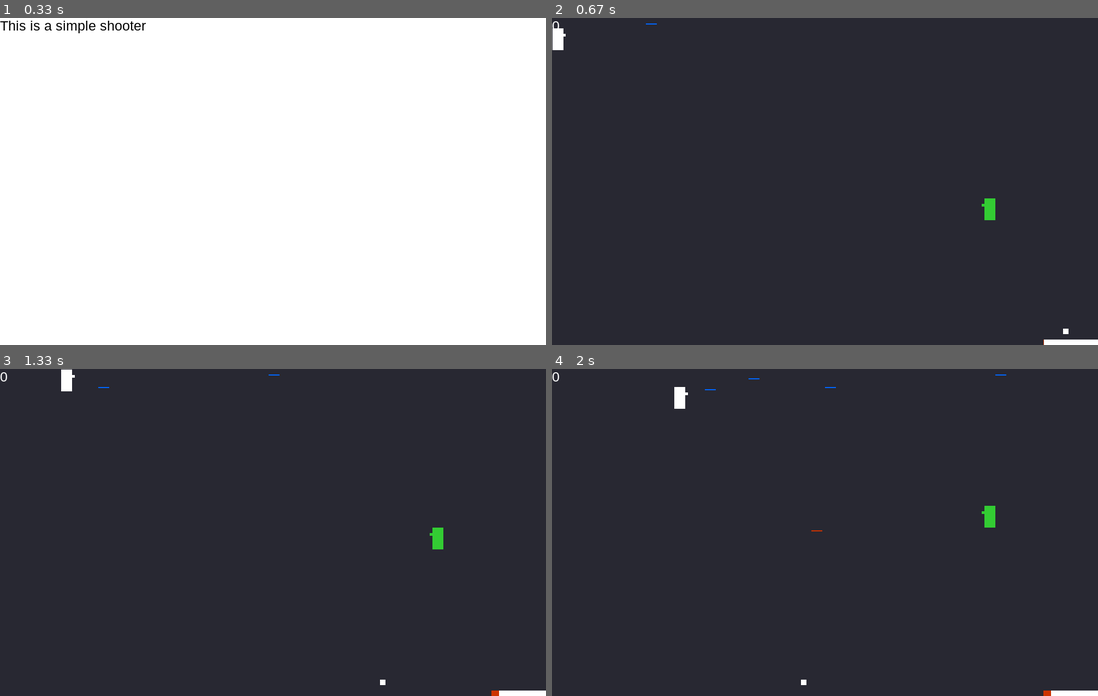
Above: before the commit, frames 1-4 (two rows, left to right).
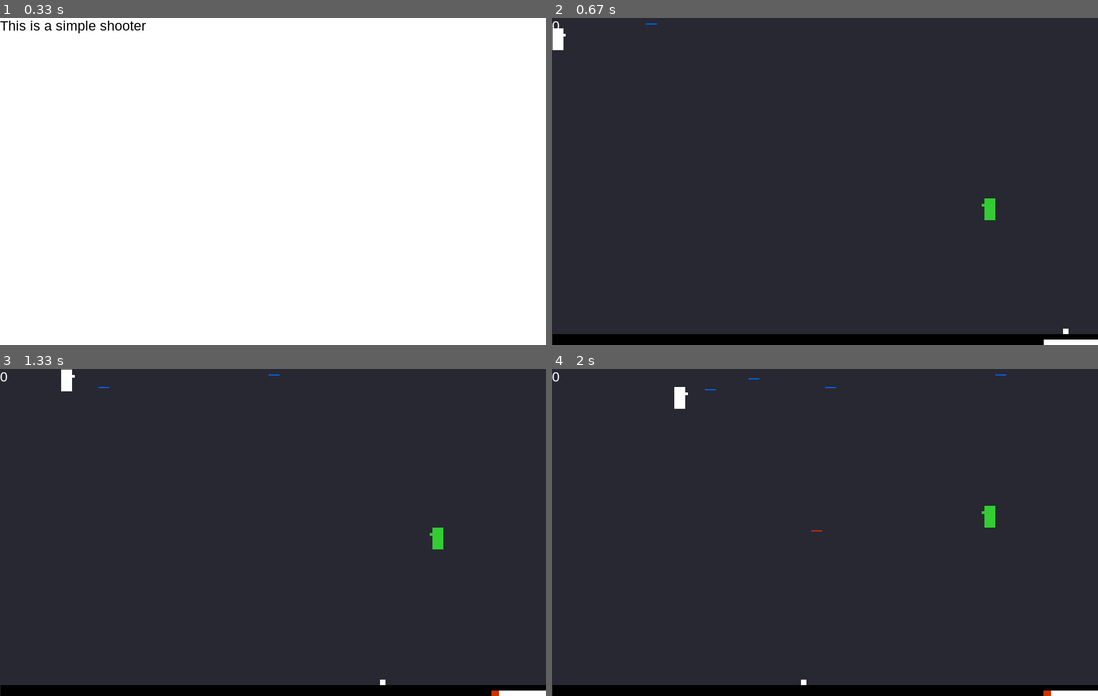
Above: after the commit, the same moments.

Repository: zwang20/SimpleShooter
Game: pygame game, started from simple_shooter.py
The game is run twice, just before and just after one commit, with the same random seed, the same clock (stepped at 60 frames per second) and the same inputs.
Inputs:
- Up to frame 1 (0.33 s): no input
- Up to frame 2 (0.67 s): tap Space at 0.33 s
- Up to frame 3 (1.33 s): hold D 0.67-1.13 s; hold W from 1.17 s (still down); tap Space at 1.23 s
- Up to frame 4 (2 s): release W at 1.47 s; hold D 1.5-1.97 s; tap Space at 1.57, 1.87 s

Frame 1 is identical in both runs. In frame 2, 3.2% of the frame differs, in the area x 0-100%, y 96-100%; in frame 3, 3.2%; in frame 4, 3.2%.

Commit message:
Display ground

Diff:
--- a/simple_shooter.py
+++ b/simple_shooter.py
@@ -426,7 +426,7 @@
             game_display.fill(grey)
             clock.tick(60)
 
-            # sge_rect(game_display, 0, display_height - ground_height, display_width, ground_height, black)  # Ground
+            sge_rect(game_display, 0, display_height - ground_height, display_width, ground_height, black)  # Ground
 
             for event in pygame.event.get():  # Input
                 if event.type == pygame.QUIT:
Not shown, changed: .DS_Store
Not shown, changed: Assets/.DS_Store
